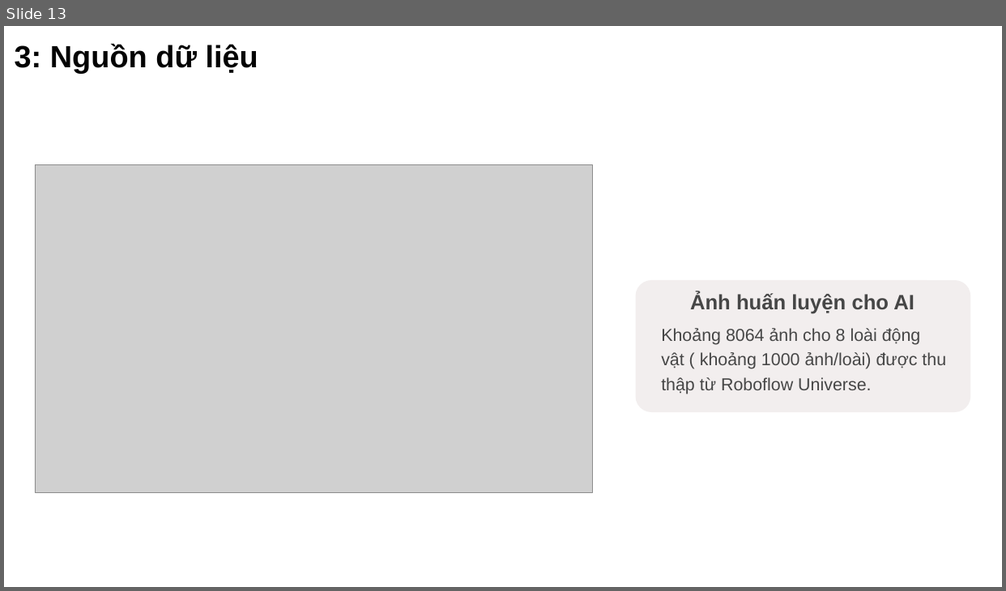
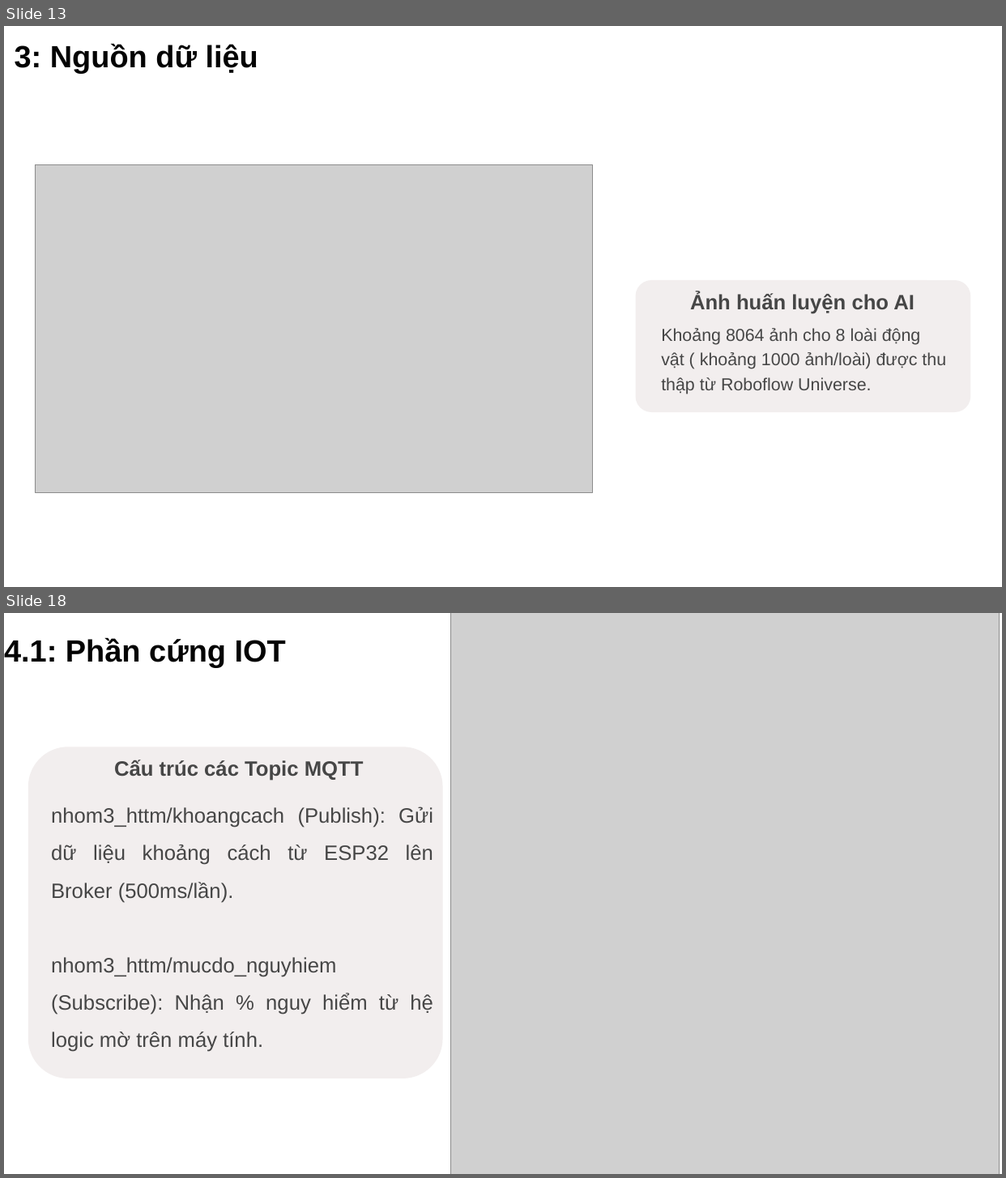
Before and after one commit to NguyenTAnh2005/IntelligentSystem_Vu_Hai_Anh, a slide deck: final_project/reports/Bao_Cao/baocao.pptx. Shown one above the other, each under a label of ours: slide 13 before the commit, slides 13 and 18 after it; the slides between them are not shown. The pictures are 1006x591 and 1006x1178 pixels, drawn with LibreOffice and Linux fonts; fonts in the diff are those of the drawing; grey boxes stand for pictures; background and template pictures are left out. Boxes give left, top, right and bottom in pixels: in the first picture for what was removed or moved away, otherwise in the second. Text is boxed around its words. In the diff, an @@ line names an element or a change of style, - is before the commit and + after.

```diff
--- a/final_project/reports/Bao_Cao/baocao.pptx
+++ b/final_project/reports/Bao_Cao/baocao.pptx
@@ slide 18 added at (4,613,1002,1174), background #000000; not listed: 1 template element that a slide beside it also shows @@
@@ picture added at (450,613,999,1174) @@
@@ text added at (4,637,286,667), 35.5 pt, text #030303, bold @@
+4.1: Phần cứng IOT
@@ rounded rectangle added at (28,747,443,1079), fill #F2EEEE @@
@@ text added at (114,760,364,781), 24 pt, text #464646, bold @@
+Cấu trúc các Topic MQTT
@@ text added at (51,807,433,1052), 24 pt, text #464646 @@
+nhom3_httm/khoangcach (Publish): Gửi dữ liệu khoảng cách từ ESP32 lên Broker (500ms/lần).
+nhom3_httm/mucdo_nguyhiem (Subscribe): Nhận % nguy hiểm từ hệ logic mờ trên máy tính.
```
Also in this commit, not shown: 7 slides changed, 26 other slides added, 14 slides removed, 2 other files.
